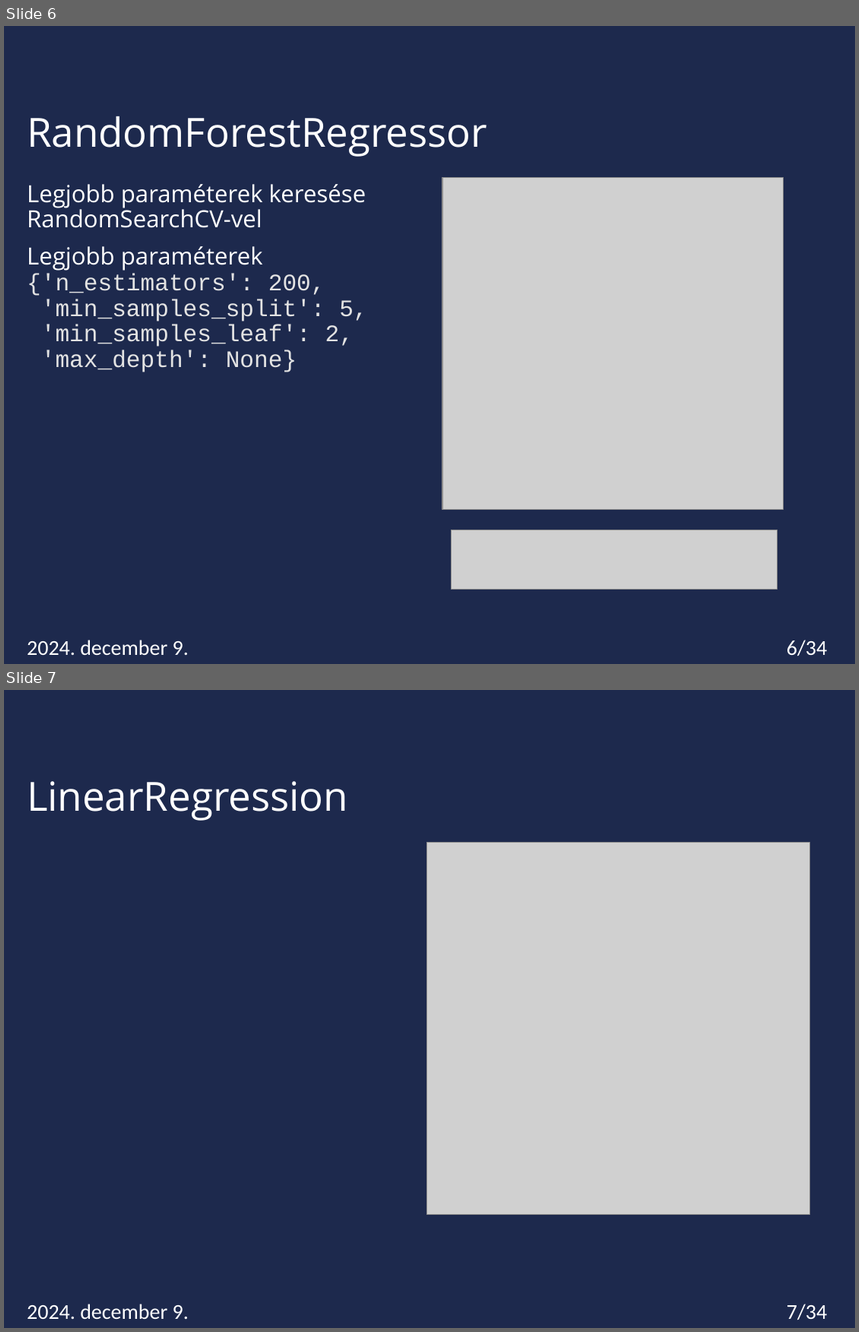
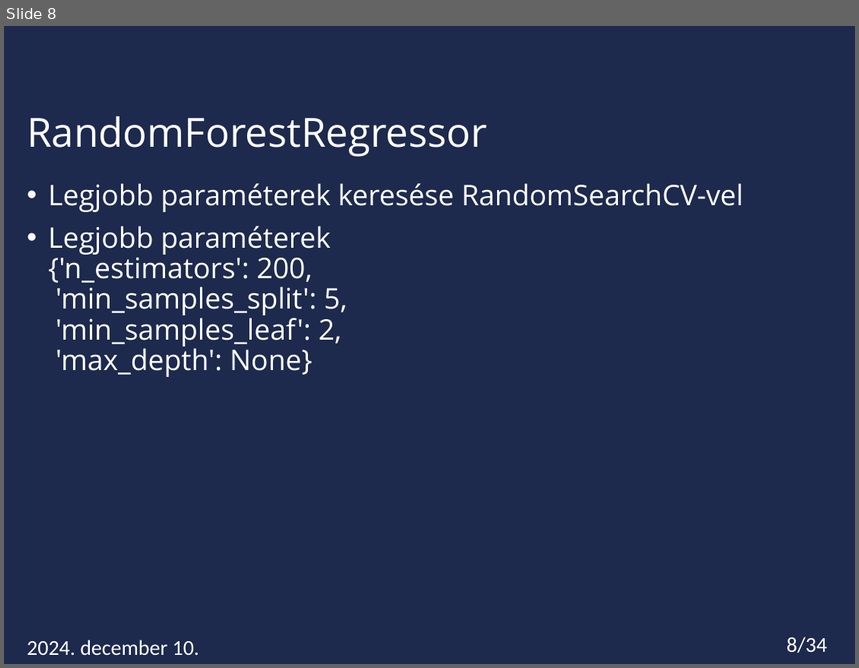
Before and after one commit to Miskota/Kaggle-laptop, a slide deck: laptop_regression.pptx. Shown one above the other, each under a label of ours: slides 6 and 7 before the commit, slide 8 after it. The pictures are 859x1332 and 859x668 pixels, drawn with LibreOffice and Linux fonts; fonts in the diff are those of the drawing; grey boxes stand for pictures; background and template pictures are left out. Boxes give left, top, right and bottom in pixels: in the first picture for what was removed or moved away, otherwise in the second. Text is boxed around its words. In the diff, an @@ line names an element or a change of style, - is before the commit and + after.

```diff
--- a/laptop_regression.pptx
+++ b/laptop_regression.pptx
@@ slide 7 removed at [4, 690, 855, 1328], background #1D294D; not listed: 1 template element that a slide beside it also shows @@
@@ title removed at [27, 781, 348, 821] @@
-LinearRegression
@@ picture removed at [427, 842, 810, 1214] @@
@@ page number removed at [787, 1304, 827, 1321] @@
-7/34
@@ what was slide 6 is now slide 8 @@
@@ slide 8 changed as well @@
@@ text "Legjobb paraméterek keresése RandomSearchCV-vel" at [48, 183, 743, 377]: size 20 to 24 pt; font Courier New to Open Sans, text colour #E3E3E3 to #FFFFFF in "{'n_estimators': 200, 'min_samples_split': 5, 'min_samples_l ..."; bullet none to • @@
@@ picture removed at [443, 177, 784, 509] @@
@@ picture removed at [452, 530, 778, 588] @@
@@ text at [27, 640, 199, 655]: text changed @@
-2024. december 9.
+2024. december 10.
@@ page number at [787, 637, 827, 654]: text changed @@
-6/34
+8/34
```
Also in this commit, not shown: 6 other slides changed, 5 slides added, 1 other slide removed, 7 other files.
